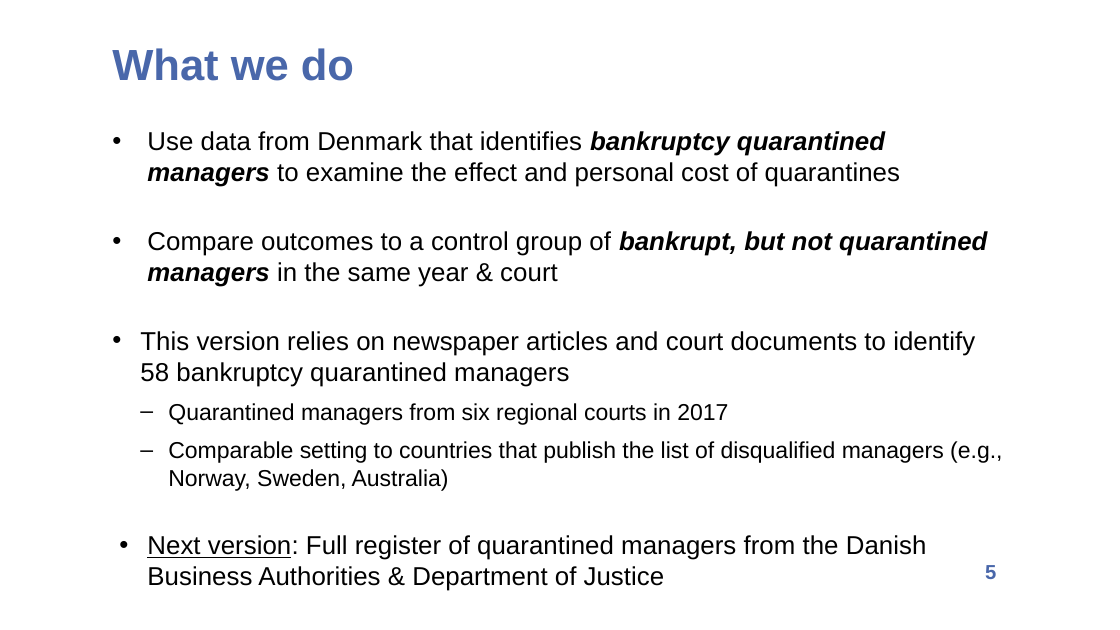
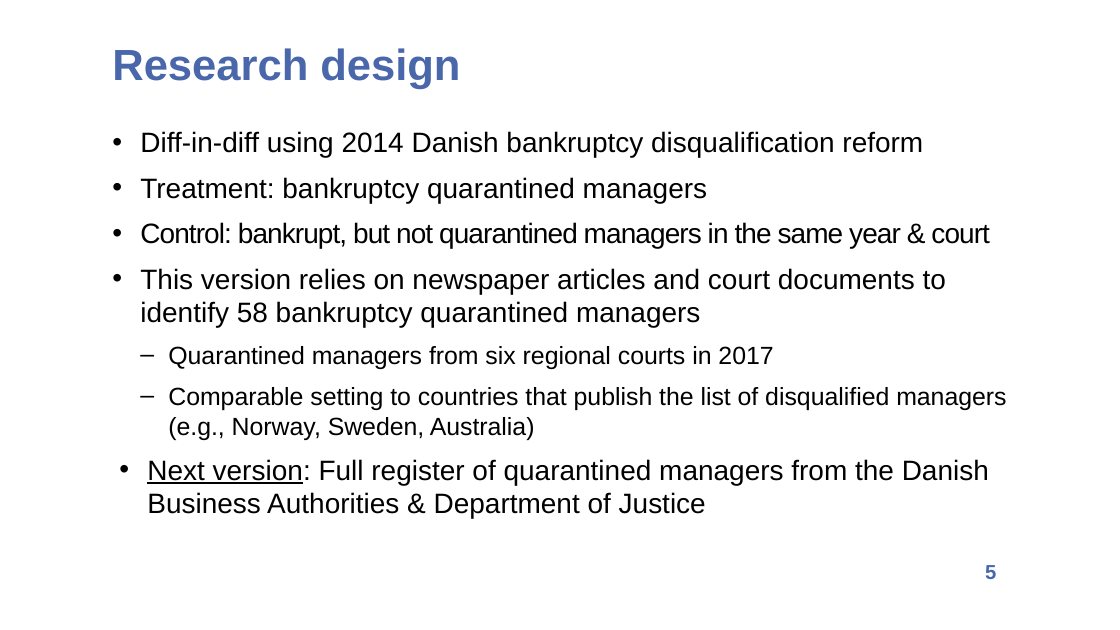
Before and after one commit to d0nghyunkang/d0nghyunkang.github.io, a slide deck: slide 5 of files/DMM BocaECGI 202412-15mins.pptx. Drawn at 1120x630 pixels with LibreOffice and Linux fonts; fonts in the diff are those of the drawing. Boxes give left, top, right and bottom in pixels: in the first picture for what was removed or moved away, otherwise in the second. Text is boxed around its words. In the diff, an @@ line names an element or a change of style, - is before the commit and + after.

```diff
--- a/files/DMM BocaECGI 202412-15mins.pptx
+++ b/files/DMM BocaECGI 202412-15mins.pptx
@@ text at [112,48,460,89]: text changed @@
-What we do
+Research design
@@ text at [140,131,990,248]: text changed; size 16.6 to 18 pt @@
-• Use data from Denmark that identifies bankruptcy quarantined managers to examine the effect and personal cost of quarantines
-• Compare outcomes to a control group of bankrupt, but not quarantined managers in the same year & court
+• Diff-in-diff using 2014 Danish bankruptcy disqualification reform
+• Treatment: bankruptcy quarantined managers
+• Control: bankrupt, but not quarantined managers in the same year & court
@@ text at [140,268,1006,518]: size 16.6 to 18 pt in "This version relies on newspaper articles and ...", "Next version: Full register of quarantined managers ..."; size 14.8 to 16 pt in "Quarantined managers from six regional courts in ...", "Comparable setting to countries that publish the ..." @@
```
Also in this commit, not shown: 6 other slides changed.
